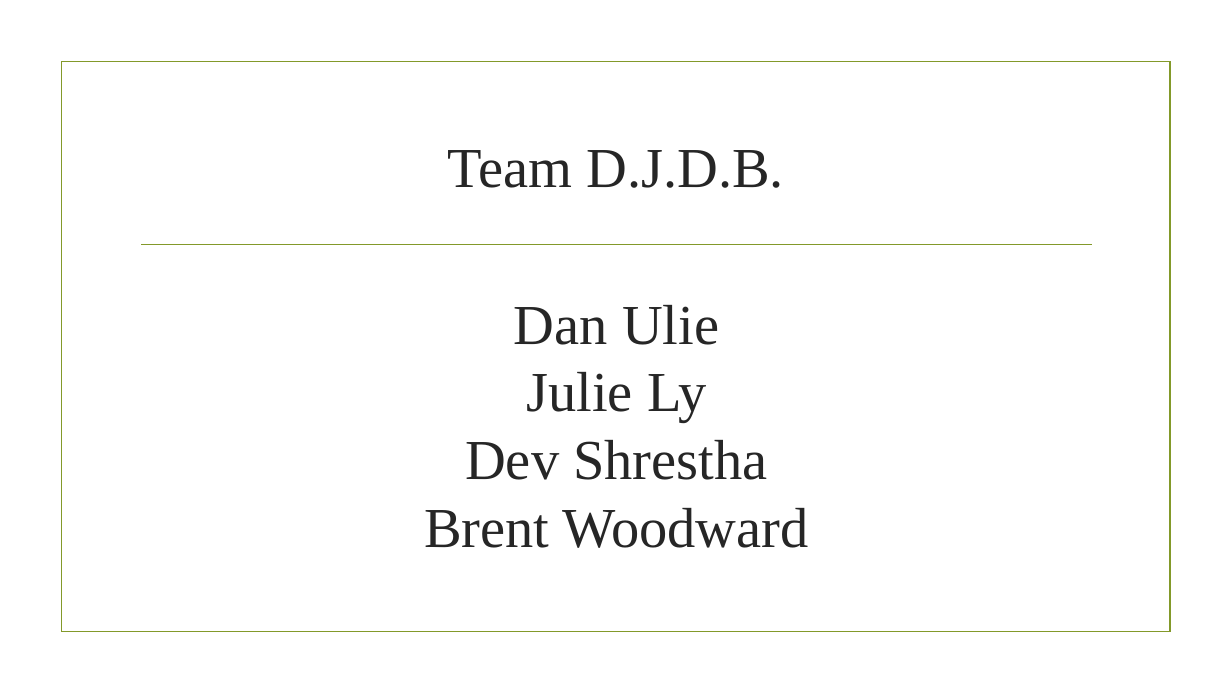
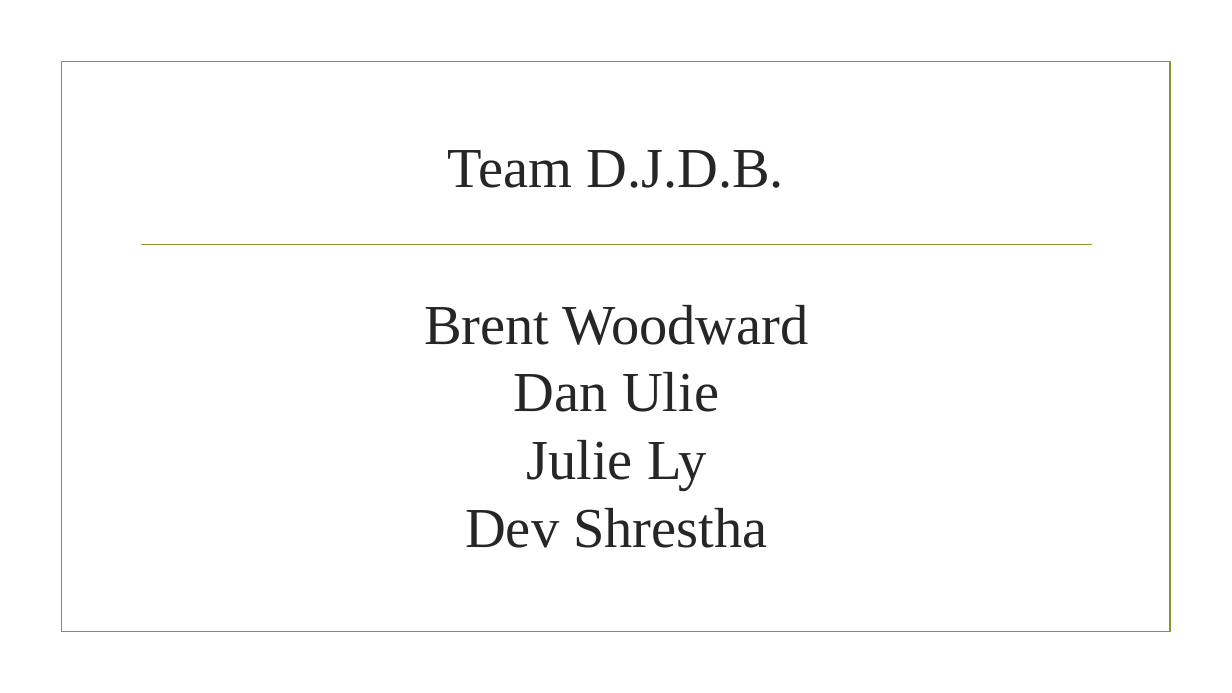
Before and after one commit to DJ-DataBase/BoldMove, a slide deck: slide 2 of PresentationBoldMove.pptx. Drawn at 1232x693 pixels with LibreOffice and Linux fonts; fonts in the diff are those of the drawing; background and template pictures are left out. Boxes give left, top, right and bottom in pixels: in the first picture for what was removed or moved away, otherwise in the second. Text is boxed around its words. In the diff, an @@ line names an element or a change of style, - is before the commit and + after.

```diff
--- a/PresentationBoldMove.pptx
+++ b/PresentationBoldMove.pptx
@@ text at (x1=424, y1=305, x2=809, y2=345): paragraph added @@
+Brent Woodward
@@ text at (x1=424, y1=508, x2=809, y2=548): paragraph removed @@
-Brent Woodward
```
Also in this commit, not shown: 2 other slides changed, 1 slide removed.
